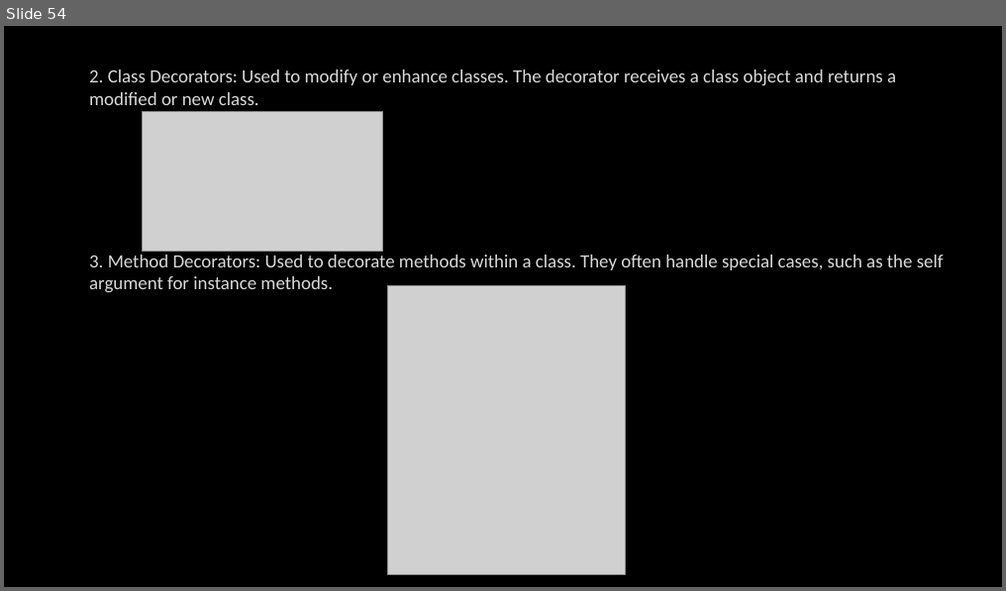
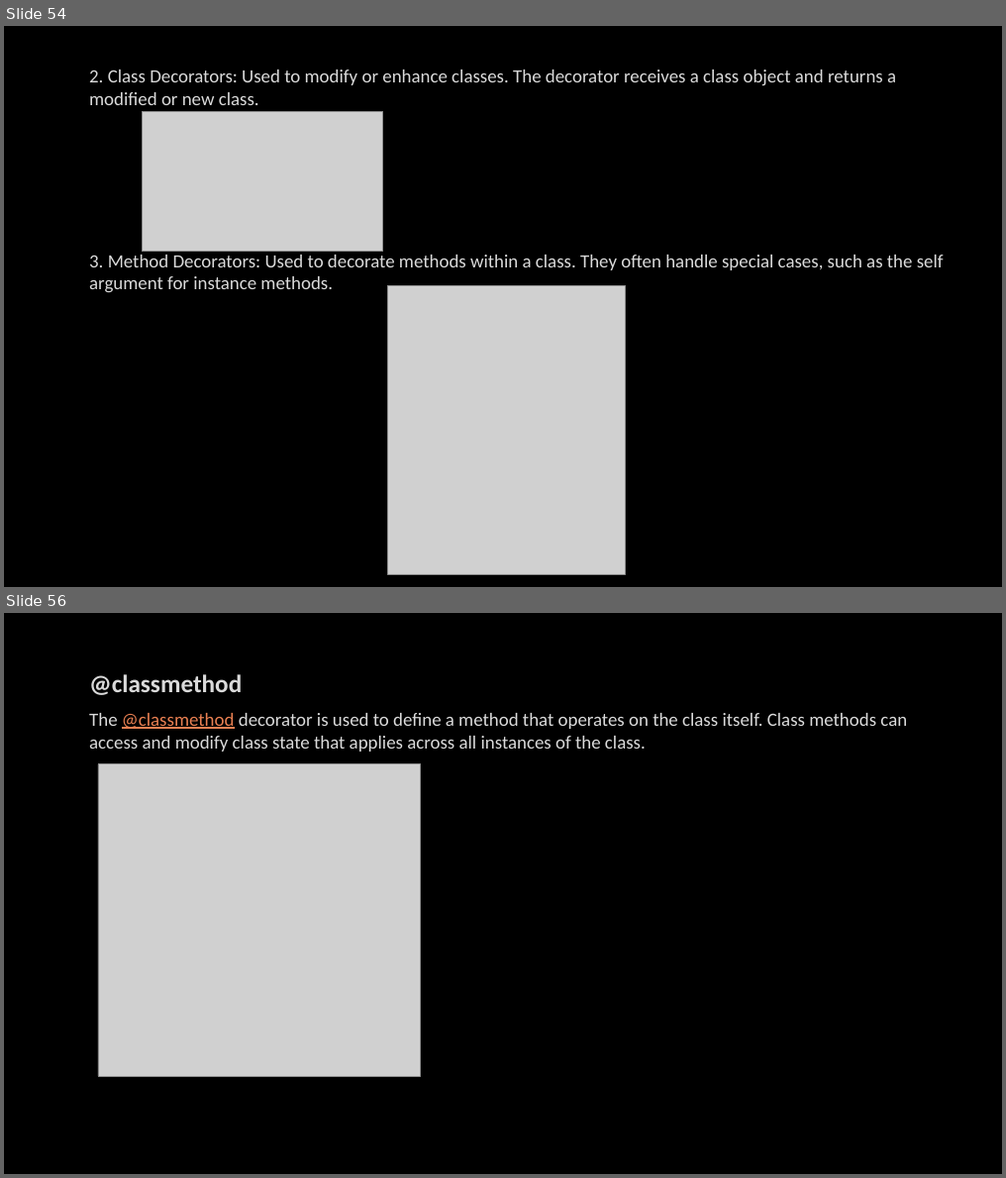
Before and after one commit to PCS-Global-Private-Limited/4041-Sagnik-PythonPDF, a slide deck: Python.pptx. Shown one above the other, each under a label of ours: slide 54 before the commit, slides 54 and 56 after it; the slides between them are not shown. The pictures are 1006x591 and 1006x1178 pixels, drawn with LibreOffice and Linux fonts; fonts in the diff are those of the drawing; grey boxes stand for pictures; background and template pictures are left out. Boxes give left, top, right and bottom in pixels: in the first picture for what was removed or moved away, otherwise in the second. Text is boxed around its words. In the diff, an @@ line names an element or a change of style, - is before the commit and + after.

```diff
--- a/Python.pptx
+++ b/Python.pptx
@@ slide 56 added at box(4, 613, 1002, 1174), background picture (left out) @@
@@ text added at box(89, 674, 907, 752), 18 pt, text #DADADA @@
+@classmethod
+The @classmethod decorator is used to define a method that operates on the class itself. Class methods can access and modify class state that applies across all instances of the class.
@@ picture added at box(98, 764, 420, 1076) @@
```
Also in this commit, not shown: 3 other slides added.
